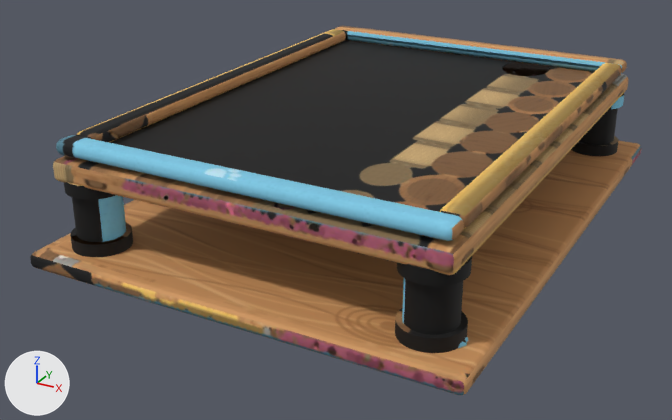
Renders of the FBX model cat-island/assets/items/cat_tower_1/cat_tower_1.fbx from each side of a commit.
Before and after are seen from a camera (50 mm lens) standing at (0.752, -1.538, 0.737) and looking at (-0.05, -0.08, 0.008). Every picture has the same lights, and +X, +Y and +Z are marked at lower left. The first picture is the older version. Vertices at exactly the same position are counted once.

In view in the first picture: 'cat_tower_1'.
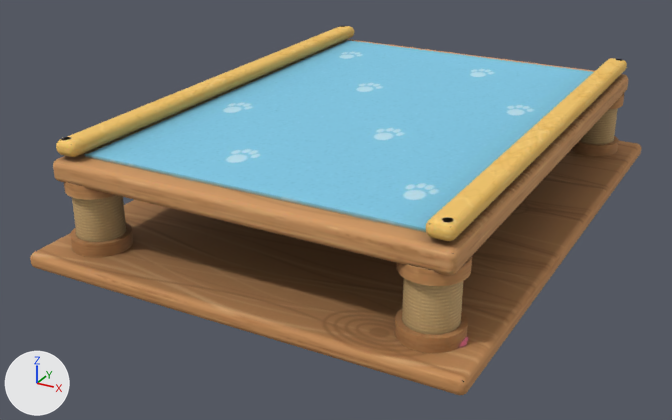
Patch to the scene script:
```diff
--- a/cat-island/assets/items/cat_tower_1/cat_tower_1.fbx.py
+++ b/cat-island/assets/items/cat_tower_1/cat_tower_1.fbx.py
@@ me_cat_tower_1 @@
 # used by ob_cat_tower_1; location = (0.0, 0.0, 0.0)
-me_cat_tower_1.from_pydata(...)  # 4105 vertices, 8142 faces; spans x -0.4..0.4, y -0.54..0.54, z 0.0..0.228
+me_cat_tower_1.from_pydata(...)  # 3498 vertices, 6920 faces; spans x -0.4..0.4, y -0.54..0.54, z 0.0..0.228
+# me_cat_tower_1 part 1: 30 vertices moved within x -0.395..0.395, y -0.534..0.534, z 0.003..0.199; 1445 vertices removed from x -0.396..0.396, y -0.536..0.536, z 0.0..0.228; 838 vertices added at x -0.397..0.397, y -0.537..0.537, z 0.0..0.228
+# me_cat_tower_1 part 2: 4153 kept faces spanning x -0.4..0.4, y -0.54..0.54, z 0.0..0.228 get new texture (UV) coordinates
 me_cat_tower_1.materials.append(mat_cat_tower_1_mat)
```

Boxes (x1, y1, x2, y2) around the edits, measured in the pictures (672 x 420 px; the box of a moved part takes in the faces that stretch with it):
part 1 of me_cat_tower_1, moved or reshaped: (30, 26, 640, 395) in both
part 2 of me_cat_tower_1, surface changed: (30, 40, 641, 395) in both
